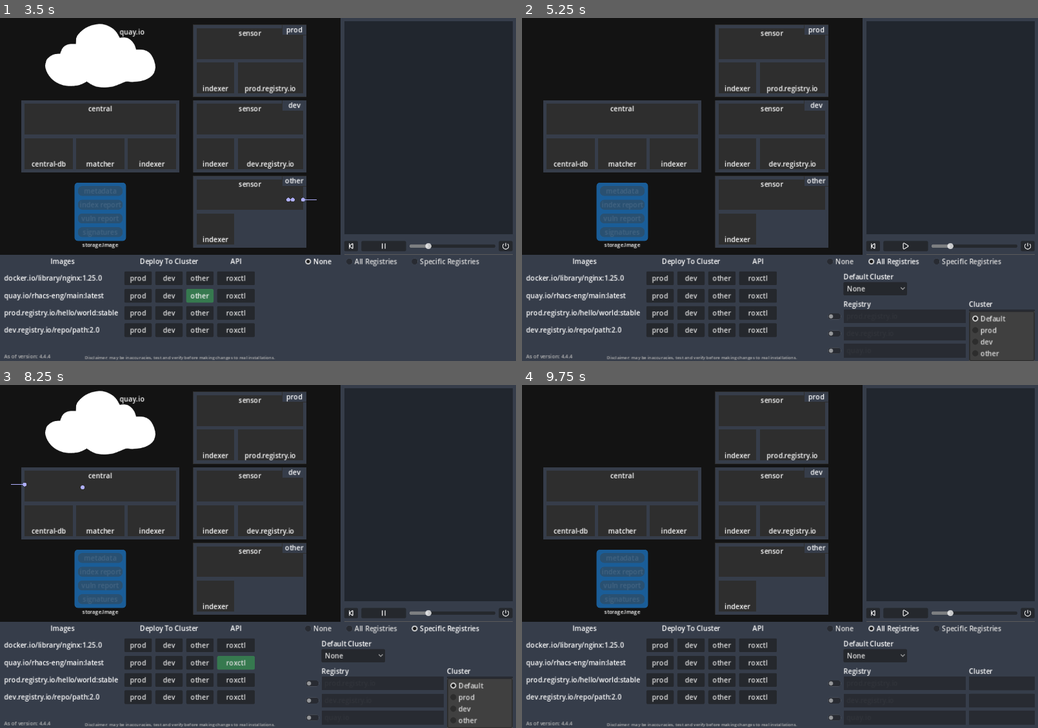
Above: before the commit, frames 1-4 (two rows, left to right).
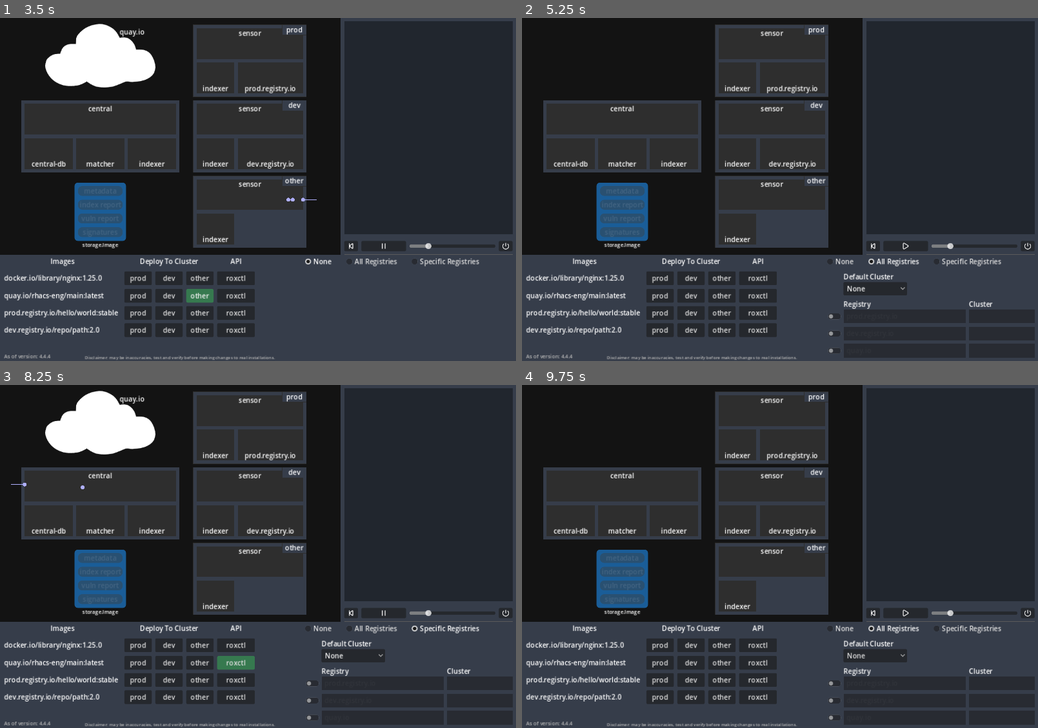
Above: after the commit, the same moments.

Repository: dcaravel/delegated-scanning-sim
Game: Godot game, scene res://arch.tscn
Two runs of this game, one before a commit and one after it. Both use one fixed random seed, a clock stepped at 60 frames per second and the inputs below.
Inputs (mouse positions are in pixels of both pictures, inside the frame that each line leads up to):
- Up to frame 1 (3.5 s): click "None" at 0.5 s; click "prod" at 1.25 s; click "dev" at 2 s; click "other" at 2.75 s
- Up to frame 2 (5.25 s): click "All Registries" at 3.5 s; click "None" at 4.25 s; click (1001, 333) at 5 s, where only the run before the commit has a clickable "Default"
- Up to frame 3 (8.25 s): click "Specific Registries" at 5.75 s; click "roxctl" at 6.5 s; click "None" at 7.25 s; click (479, 700) at 8 s, where only the run before the commit has a clickable "Default"
- Up to frame 4 (9.75 s): click "None" at 8.75 s; click "All Registries" at 9.5 s

Frame 1 is identical in both runs. In frame 2, 0.3% of the frame differs, in the area x 86-100%, y 85-100%; in frame 3, 0.3%; in frame 4, less than 0.1%.

Commit message:
move clusters to global

Diff:
--- a/arch.gd
+++ b/arch.gd
@@ -18,8 +18,7 @@
 
 enum ENABLED_FOR {NONE, ALL, SPECIFIC}
 enum PATH_SOURCE {CENTRAL, SENSOR_EVENT}
-# CLUSTER values MUST match the dropdown in the dele registry config
-enum CLUSTER {CENTRAL,PROD,DEV,OTHER}
+
 # REGISTRY and REGISTRIES MUST have same order
 enum REGISTRY {DOCKER,QUAY,DEV,PROD}
 const REGISTRIES=["docker.io","quay.io","dev","prod"]
@@ -102,8 +101,14 @@
 @onready var default_cluster_option = $DelegatedScanningConfig/DefaultClusterOption
 
 func _ready():
+	# The enum and list of clusters must be the same, otherwise the dropdowns will not match the output
+	assert(Global.CLUSTER.size() == Global.CLUSTERS.size())
+
 	SignalManager.log_entry_popped.connect(_on_log_entry_pop)
 	SignalManager.log_cleared.connect(_on_log_clear)
+
+	for cluster:String in Global.CLUSTERS:
+		default_cluster_option.add_item(cluster)
 
 	var apPath:String = "Registry/AnimationPlayer"
 	animationPlayers = [
@@ -293,8 +298,8 @@
 		active_path = []
 		big_cloud.hide()
 		big_cloud_label.text = ""
-		for c in CLUSTER:
-			_cloud(CLUSTER.get(c), -1, -1, false)
+		for c in Global.CLUSTER:
+			_cloud(Global.CLUSTER.get(c), -1, -1, false)
 		docker_image.set_active_button_idx(ImageControl.buttonsIdx.NONE)
 		quay_image.set_active_button_idx(ImageControl.buttonsIdx.NONE)
 		prod_image.set_active_button_idx(ImageControl.buttonsIdx.NONE)
@@ -427,7 +432,7 @@
 		dtrail = p_trail
 		return self
 
-func _prep_path(src_cluster:CLUSTER, image:String) -> Array[PathSegment]:
+func _prep_path(src_cluster:Global.CLUSTER, image:String) -> Array[PathSegment]:
 	var reg = _get_registry(image)
 	var isLocal = _scan_image_via_cluster(image)
 	var resp = _get_matching_dele_config_entry(image)
@@ -438,20 +443,20 @@
 	var toCentralPaths = c_0_to_central
 	var toClusterPaths = central_to_c_0
 	match src_cluster:
-		CLUSTER.CENTRAL:
+		Global.CLUSTER.CENTRAL:
 			match dst_cluster:
-				CLUSTER.DEV:
+				Global.CLUSTER.DEV:
 					cPaths = c1Paths
 					toCentralPaths = c_1_to_central
 					toClusterPaths = central_to_c_1
-				CLUSTER.OTHER:
+				Global.CLUSTER.OTHER:
 					cPaths = c2Paths
 					toCentralPaths = c_2_to_central
 					toClusterPaths = central_to_c_2
-		CLUSTER.DEV:
+		Global.CLUSTER.DEV:
 			cPaths = c1Paths
 			toCentralPaths = c_1_to_central
-		CLUSTER.OTHER:
+		Global.CLUSTER.OTHER:
 			cPaths = c2Paths
 			toCentralPaths = c_2_to_central
 
@@ -564,7 +569,7 @@
 	if !isLocal: # Scan handled by central regardless of where flow starts
 		_displayBigCloud(reg)
 
-		if src_cluster == CLUSTER.CENTRAL:
+		if src_cluster == Global.CLUSTER.CENTRAL:
 			path.append_array([
 				scCentralDeploy.c("a1"),
 
@@ -587,17 +592,17 @@
 		else:
 			path.append_array(pathCentralScanError)
 
-		if src_cluster == CLUSTER.CENTRAL:
+		if src_cluster == Global.CLUSTER.CENTRAL:
 			path.append_array([
 				scCentralToCentralScan.c("b1").wicon(_image_status).eicon(_image_status),
 			])
 		return path
 
-	if src_cluster == CLUSTER.CENTRAL:
+	if src_cluster == Global.CLUSTER.CENTRAL:
 		path.append_array([
 			scCentralDeploy.c("a1")
 		])
-		if dst_cluster == CLUSTER.CENTRAL:
+		if dst_cluster == Global.CLUSTER.CENTRAL:
 			path.append_array([
 				scCentralToCentralScan.c("a1"),
 
@@ -610,7 +615,7 @@
 			return path
 
 		var offset:int = 50
-		if dst_cluster ==CLUSTER.DEV:
+		if dst_cluster == Global.CLUSTER.DEV:
 			offset = 25
 		path.append_array([
 			scCentralToCluster.c("a1"),
@@ -624,7 +629,7 @@
 		])
 
 	if reg == REGISTRY.DEV:
-		if src_cluster == CLUSTER.DEV || (src_cluster == CLUSTER.CENTRAL && dst_cluster == CLUSTER.DEV):
+		if src_cluster == Global.CLUSTER.DEV || (src_cluster == Global.CLUSTER.CENTRAL && dst_cluster == Global.CLUSTER.DEV):
 			path.append_array(pathScanLocal)
 		else:
 			path.append_array(pathScanLocalError)
@@ -632,7 +637,7 @@
 		return path
 
 	if reg == REGISTRY.PROD:
-		if src_cluster == CLUSTER.PROD || (src_cluster == CLUSTER.CENTRAL && dst_cluster == CLUSTER.PROD):
+		if src_cluster == Global.CLUSTER.PROD || (src_cluster == Global.CLUSTER.CENTRAL && dst_cluster == Global.CLUSTER.PROD):
 			path.append_array(pathScanLocal)
 		else:
 			path.append_array(pathScanLocalError)
@@ -702,15 +707,15 @@
 			have_error = false
 
 func _prodAnimateCB(p_event:Global.Event):
-	_clusterAnimate(p_event, CLUSTER.PROD)
+	_clusterAnimate(p_event, Global.CLUSTER.PROD)
 
 func _devAnimateCB(p_event:Global.Event):
-	_clusterAnimate(p_event, CLUSTER.DEV)
+	_clusterAnimate(p_event, Global.CLUSTER.DEV)
 
 func _otherAnimateCB(p_event:Global.Event):
-	_clusterAnimate(p_event, CLUSTER.OTHER)
-
-func _clusterAnimate(p_event:Global.Event, p_cluster:CLUSTER=CLUSTER.CENTRAL):
+	_clusterAnimate(p_event, Global.CLUSTER.OTHER)
+
+func _clusterAnimate(p_event:Global.Event, p_cluster:Global.CLUSTER=Global.CLUSTER.CENTRAL):
 	match p_event:
 		Global.Event.START:
 			animationPlayers[p_cluster].play(animationRegHighlight)
@@ -720,28 +725,28 @@
 			animationPlayers[p_cluster].stop()
 			have_error = false
 
-func _cloudC(p_cluster:CLUSTER, p_reg:REGISTRY, p_show:bool=true):
+func _cloudC(p_cluster:Global.CLUSTER, p_reg:REGISTRY, p_show:bool=true):
 	return Callable(self, "_cloud").bind(p_cluster, p_reg, p_show)
 
-func _cloud(p_src_cluster:CLUSTER, p_dst_cluster:CLUSTER, p_reg:REGISTRY, p_show:bool=true):
+func _cloud(p_src_cluster:Global.CLUSTER, p_dst_cluster:Global.CLUSTER, p_reg:REGISTRY, p_show:bool=true):
 
 	var c
 	match p_src_cluster:
-		CLUSTER.CENTRAL:
+		Global.CLUSTER.CENTRAL:
 			match p_dst_cluster:
-				CLUSTER.PROD:
+				Global.CLUSTER.PROD:
 					c = prod_cluster
-				CLUSTER.DEV:
+				Global.CLUSTER.DEV:
 					c = dev_cluster
-				CLUSTER.OTHER:
+				Global.CLUSTER.OTHER:
 					c = other_cluster
 				_:
 					return
-		CLUSTER.PROD:
+		Global.CLUSTER.PROD:
 			c = prod_cluster
-		CLUSTER.DEV:
+		Global.CLUSTER.DEV:
 			c = dev_cluster
-		CLUSTER.OTHER:
+		Global.CLUSTER.OTHER:
 			c = other_cluster
 		_:
 			return
@@ -754,47 +759,47 @@
 		big_cloud_label.text = REGISTRIES[reg]
 		big_cloud.show()
 
-func _doDeploy(cluster:CLUSTER, image:ImageControl, buttonIdx:ImageControl.buttonsIdx):
+func _doDeploy(cluster:Global.CLUSTER, image:ImageControl, buttonIdx:ImageControl.buttonsIdx):
 	_reset()
 	image.set_active_button_idx(buttonIdx)
 	active_path = _prep_path(cluster, image.image_reference)
 	moving = true
 
 func _on_docker_image_prod_pressed():
-	_doDeploy(CLUSTER.PROD, docker_image, ImageControl.buttonsIdx.PROD)
+	_doDeploy(Global.CLUSTER.PROD, docker_image, ImageControl.buttonsIdx.PROD)
 func _on_prod_image_prod_pressed():
-	_doDeploy(CLUSTER.PROD, prod_image, ImageControl.buttonsIdx.PROD)
+	_doDeploy(Global.CLUSTER.PROD, prod_image, ImageControl.buttonsIdx.PROD)
 func _on_dev_image_prod_pressed():
-	_doDeploy(CLUSTER.PROD, dev_image, ImageControl.buttonsIdx.PROD)
+	_doDeploy(Global.CLUSTER.PROD, dev_image, ImageControl.buttonsIdx.PROD)
 func _on_quay_image_prod_pressed():
-	_doDeploy(CLUSTER.PROD, quay_image, ImageControl.buttonsIdx.PROD)
+	_doDeploy(Global.CLUSTER.PROD, quay_image, ImageControl.buttonsIdx.PROD)
 
 func _on_docker_image_dev_pressed():
-	_doDeploy(CLUSTER.DEV, docker_image, ImageControl.buttonsIdx.DEV)
+	_doDeploy(Global.CLUSTER.DEV, docker_image, ImageControl.buttonsIdx.DEV)
 func _on_prod_image_dev_pressed():
-	_doDeploy(CLUSTER.DEV, prod_image, ImageControl.buttonsIdx.DEV)
+	_doDeploy(Global.CLUSTER.DEV, prod_image, ImageControl.buttonsIdx.DEV)
 func _on_dev_image_dev_pressed():
-	_doDeploy(CLUSTER.DEV, dev_image, ImageControl.buttonsIdx.DEV)
+	_doDeploy(Global.CLUSTER.DEV, dev_image, ImageControl.buttonsIdx.DEV)
 func _on_quay_image_dev_pressed():
-	_doDeploy(CLUSTER.DEV, quay_image, ImageControl.buttonsIdx.DEV)
+	_doDeploy(Global.CLUSTER.DEV, quay_image, ImageControl.buttonsIdx.DEV)
 
 func _on_docker_image_other_pressed():
-	_doDeploy(CLUSTER.OTHER, docker_image, ImageControl.buttonsIdx.OTHER)
+	_doDeploy(Global.CLUSTER.OTHER, docker_image, ImageControl.buttonsIdx.OTHER)
 func _on_prod_image_other_pressed():
-	_doDeploy(CLUSTER.OTHER, prod_image, ImageControl.buttonsIdx.OTHER)
+	_doDeploy(Global.CLUSTER.OTHER, prod_image, ImageControl.buttonsIdx.OTHER)
 func _on_dev_image_other_pressed():
-	_doDeploy(CLUSTER.OTHER, dev_image, ImageControl.buttonsIdx.OTHER)
+	_doDeploy(Global.CLUSTER.OTHER, dev_image, ImageControl.buttonsIdx.OTHER)
 func _on_quay_image_other_pressed():
-	_doDeploy(CLUSTER.OTHER, quay_image, ImageControl.buttonsIdx.OTHER)
+	_doDeploy(Global.CLUSTER.OTHER, quay_image, ImageControl.buttonsIdx.OTHER)
 
 func _on_docker_image_roxctl_pressed():
-	_doDeploy(CLUSTER.CENTRAL, docker_image, ImageControl.buttonsIdx.ROXCTL)
+	_doDeploy(Global.CLUSTER.CENTRAL, docker_image, ImageControl.buttonsIdx.ROXCTL)
 func _on_prod_image_roxctl_pressed():
-	_doDeploy(CLUSTER.CENTRAL, prod_image, ImageControl.buttonsIdx.ROXCTL)
+	_doDeploy(Global.CLUSTER.CENTRAL, prod_image, ImageControl.buttonsIdx.ROXCTL)
 func _on_dev_image_roxctl_pressed():
-	_doDeploy(CLUSTER.CENTRAL, dev_image, ImageControl.buttonsIdx.ROXCTL)
+	_doDeploy(Global.CLUSTER.CENTRAL, dev_image, ImageControl.buttonsIdx.ROXCTL)
 func _on_quay_image_roxctl_pressed():
-	_doDeploy(CLUSTER.CENTRAL, quay_image, ImageControl.buttonsIdx.ROXCTL)
+	_doDeploy(Global.CLUSTER.CENTRAL, quay_image, ImageControl.buttonsIdx.ROXCTL)
 
 func _on_reset_button_pressed():
 	_reset()
--- a/arch.tscn
+++ b/arch.tscn
@@ -591,16 +591,6 @@
 offset_right = 192.0
 offset_bottom = 55.0
 theme_override_styles/focus = SubResource("StyleBoxEmpty_3uyhb")
-item_count = 4
-selected = 0
-popup/item_0/text = "None"
-popup/item_0/id = 0
-popup/item_1/text = "prod"
-popup/item_1/id = 1
-popup/item_2/text = "dev"
-popup/item_2/id = 2
-popup/item_3/text = "other"
-popup/item_3/id = 3
 
 [node name="RegistryLabel" type="Label" parent="DelegatedScanningConfig"]
 layout_mode = 0
--- a/registry.gd
+++ b/registry.gd
@@ -6,8 +6,6 @@
 @export var selection = 0
 @export var enabled:bool = false
 
-var items = ["Default","prod","dev","other"]
-
 @onready var cluster = $Cluster
 @onready var registry = $Registry
 @onready var enabled_switch = $EnabledSwitch
@@ -15,8 +13,10 @@
 @onready var disabled_label_2 = $DisabledLabel2
 
 func _ready():
-	for i in items.size():
-		cluster.add_item(items[i])
+	cluster.add_item("Default")
+	for i in range(1, Global.CLUSTERS.size()):
+		var clusterStr:String = Global.CLUSTERS[i]
+		cluster.add_item(clusterStr)
 
 	registry.text = registry_name
 	cluster.select(selection)
@@ -25,7 +25,7 @@
 func _process(_delta):
 	disabled_label.visible = !enabled
 	disabled_label_2.visible = !enabled
-	pass
+	cluster.visible = enabled
 
 func _on_cluster_item_selected(index):
 	selection = index
--- a/scripts/global.gd
+++ b/scripts/global.gd
@@ -2,6 +2,10 @@
 
 enum Event {START, END, RESET}
 enum Pos {TOP, BOT}
+
+# CLUSTER values MUST match the dropdown in the dele registry config
+enum CLUSTER {CENTRAL,PROD,DEV,OTHER}
+const CLUSTERS=["None","prod","dev","other"]
 
 const TRAIL_COLOR:Color = Color("afafff", 1.0)
 const TRAIL_COLOR_ALT:Color = Color("ffff0f", 1.0)
